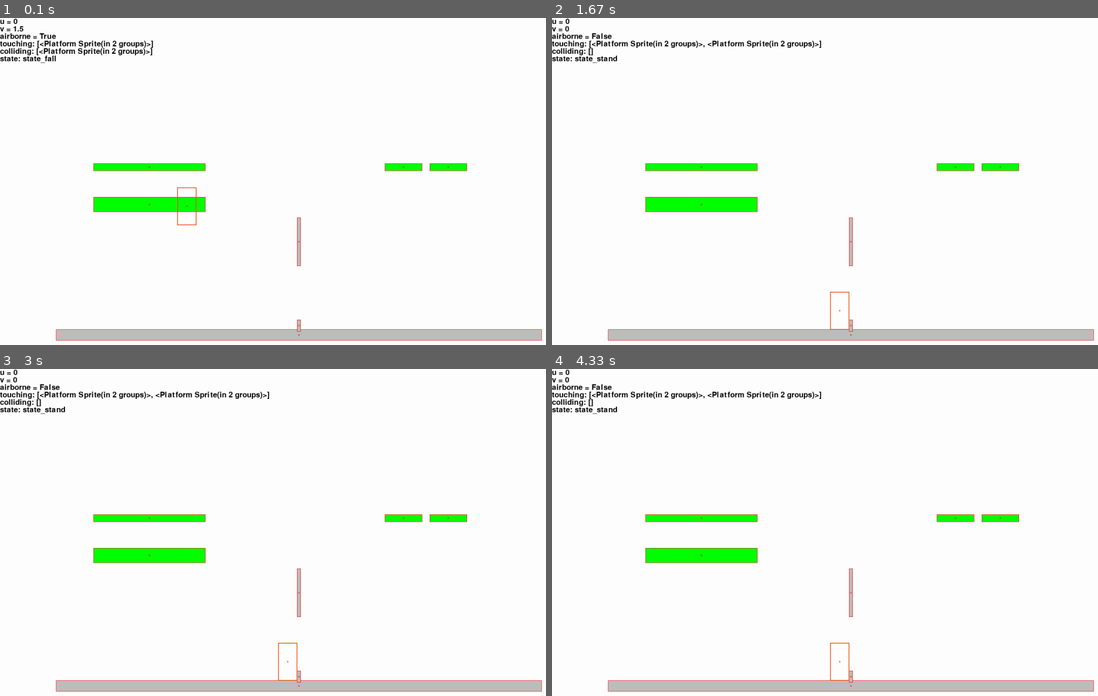
Above: before the commit, frames 1-4 (two rows, left to right).
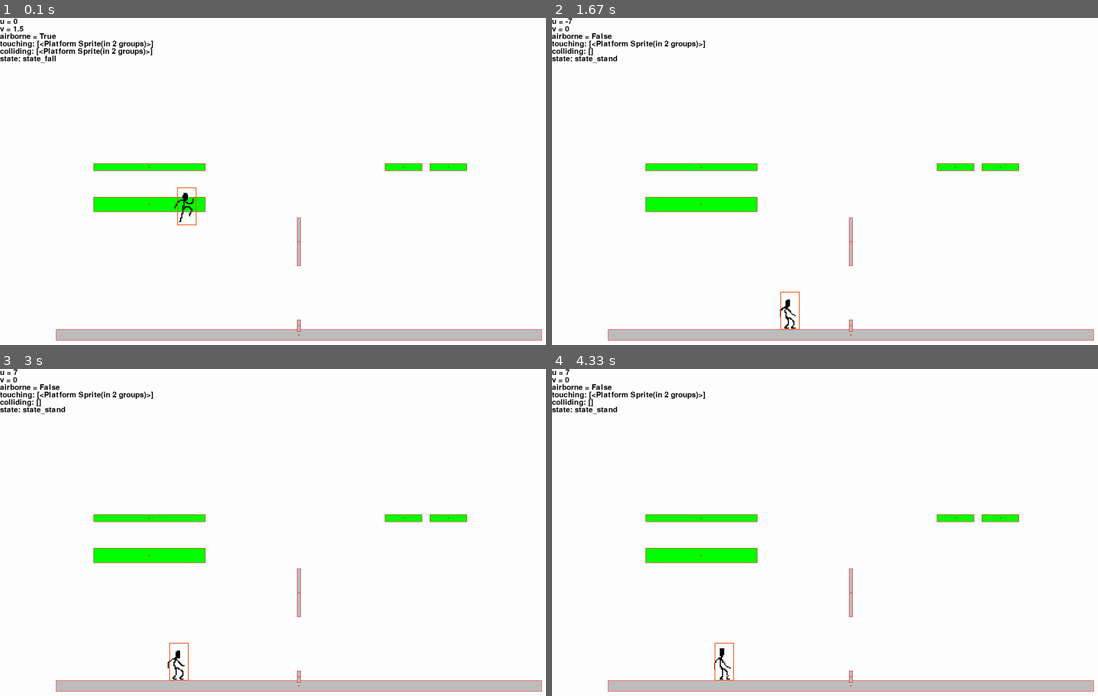
Above: after the commit, the same moments.

Repository: binnev/pygame_sandbox
Game: pygame game, started from fighting_game/__main__.py
Two runs of this game, one before a commit and one after it. Both use one fixed random seed, a clock stepped at 60 frames per second and the inputs below.
Inputs:
- Up to frame 1 (0.1 s): no input
- Up to frame 2 (1.67 s): hold D 0.33-0.8 s; hold D 0.83-1.3 s; hold A from 1.33 s (still down)
- Up to frame 3 (3 s): release A at 1.87 s; hold A 2.23-2.63 s; hold D from 2.67 s (still down)
- Up to frame 4 (4.33 s): release D at 3.3 s; hold A 3.73-4.2 s; hold D from 4.23 s (still down)

The runs differ from the first frame. In frame 1, less than 0.1% of the frame differs, in the area x 31-36%, y 53-63%; in frame 2, 0.5%, in the area x 2-55%, y 0-96%; in frame 3, 0.5%; in frame 4, 0.5%.

Commit message:
Added sprites. Physics seem to be working decently. Everything much simpler than before.

Diff:
--- a/fighting_game/objects.py
+++ b/fighting_game/objects.py
@@ -4,19 +4,38 @@
 from pygame.rect import Rect
 from pygame.sprite import Sprite
 
+from base.animation import SpriteDict
 from fighting_game.groups import Level
 from fighting_game.inputs import FightingGameInput
+from fighting_game.sprites.stickman import stickman_sprites
 
 
 class Entity(Sprite):
+    image: Surface
     debug_color = Color("red")
     rect: Rect
+    game_tick = 0  # number of game ticks elapsed in the current state
+    frame_duration: int  # higher = slower animation framerate
 
     def update(self):
-        pass
+        self.update_animation()
 
     def draw(self, surface: Surface, debug: bool = False):
-        pass
+        if hasattr(self, "image"):
+            surface.blit(self.image, self.image_rect)
+        if debug:
+            pygame.draw.rect(surface, self.debug_color, self.rect, 1)
+            pygame.draw.circle(surface, self.debug_color, self.rect.center, 2, 1)
+
+    @property
+    def image_rect(self):
+        """ Default is to align the image with the center of the object """
+        if self.image:
+            image_rect = self.image.get_rect()
+            image_rect.center = self.rect.center
+            return image_rect
+        else:
+            return None
 
     @property
     def x(self):
@@ -33,6 +52,24 @@
     @y.setter
     def y(self, new_value):
         self.rect.centery = new_value
+
+    @property
+    def state(self):
+        return self._state
+
+    @state.setter
+    def state(self, new_state):
+        """ Reset animation counter when state changes """
+        self._state = new_state
+        self.game_tick = 0
+
+    @property
+    def animation_frame(self):
+        """ Convert game ticks to animation frames. """
+        return self.game_tick // self.frame_duration
+
+    def update_animation(self):
+        self.game_tick += 1
 
 
 class Platform(Entity):
@@ -45,28 +82,8 @@
         self.rect.center = (x, y)
         self.droppable = droppable
         self.color = Color("green") if droppable else self.color
-
-    def draw(self, surface, debug=False):
-        pygame.draw.rect(surface, self.color, self.rect)
-        if debug:
-            pygame.draw.rect(surface, self.debug_color, self.rect, 1)
-            pygame.draw.circle(surface, self.debug_color, self.rect.center, 2, 1)
-
-    @property
-    def width(self):
-        return self.rect.width
-
-    @width.setter
-    def width(self, new_value):
-        self.rect.width = new_value
-
-    @property
-    def height(self):
-        return self.rect.height
-
-    @height.setter
-    def height(self, new_value):
-        self.rect.height = new_value
+        self.image = Surface((width, height))
+        self.image.fill(self.color)
 
 
 class Character(Entity):
@@ -74,7 +91,20 @@
     height: int
     color: Color
     level: Level
+    sprites: SpriteDict
+    ground_acceleration: float
+    ground_speed: float
+    air_acceleration: float
+    air_speed: float
+    jump_power: float
+    gravity: float
+    friction: float
+    air_resistance: float
+    fall_speed: float
+    fast_fall_speed: float
+
     touch_box_margin = 2
+    frame_duration = 3
 
     def __init__(self, x, y, input=FightingGameInput, facing_right=True):
         super().__init__()
@@ -87,16 +117,19 @@
         self.facing_right = facing_right
 
     def update(self):
+        super().update()
         self.state()
         self.update_physics()
 
     def draw(self, surface: Surface, debug: bool = False):
-        # pygame.draw.rect(surface, self.color, self.rect)
+        super().draw(surface, debug)
         if debug:
-            pygame.draw.rect(surface, self.debug_color, self.rect, 1)
-            pygame.draw.circle(surface, self.debug_color, self.rect.center, 2, 1)
             # draw touchbox
             pygame.draw.rect(surface, Color("goldenrod"), self.touch_box, 1)
+
+    @property
+    def facing(self):
+        return "right" if self.facing_right else "left"
 
     @property
     def touch_box(self):
@@ -114,14 +147,34 @@
         return True
 
     def update_physics(self):
+        # modify speeds
         if self.airborne:
+            # vertical
             self.v += self.gravity
+            if self.v > self.fall_speed:
+                self.v = self.fall_speed
+            # horizontal
             magnitude = abs(self.u)
             direction = sign(self.u)
             speed = magnitude - self.air_resistance
+            speed = max([0, speed])
+            self.u = speed * direction
+            if self.u > self.air_speed:
+                self.u = self.air_speed
+            if self.u < -self.air_speed:
+                self.u = -self.air_speed
+        else:
+            magnitude = abs(self.u)
+            direction = sign(self.u)
+            speed = magnitude - self.friction
             speed = speed if speed > 0 else 0
             self.u = speed * direction
-
+            if self.u > self.ground_speed:
+                self.u = self.ground_speed
+            if self.u < -self.ground_speed:
+                self.u = -self.ground_speed
+
+        # modify position
         # update horizontal position and handle platform collisions
         self.x += self.u
         platforms = pygame.sprite.spritecollide(self, self.level.platforms, dokill=False)
@@ -166,28 +219,29 @@
                     self.v = 0
 
     def state_fall(self):
+        self.image = self.sprites["jump_" + self.facing].get_frame(self.animation_frame)
         input = self.input
         if input.is_down(input.LEFT):
-            self.u = -self.speed
-
+            self.u -= self.air_acceleration
         if input.is_down(input.RIGHT):
-            self.u = self.speed
-
+            self.u += self.air_acceleration
         if input.is_pressed(input.UP):
             self.v = -self.jump_power
-
         if not self.airborne:
             self.state = self.state_stand
 
     def state_stand(self):
+        self.image = self.sprites["stand_" + self.facing].get_frame(self.animation_frame)
         input = self.input
         if input.is_down(input.DOWN):
             self.v = 1  # need this to drop through platforms
-
+        if input.is_down(input.LEFT):
+            self.u -= self.ground_acceleration
+        if input.is_down(input.RIGHT):
+            self.u += self.ground_acceleration
         if input.is_pressed(input.UP):
             self.v = -self.jump_power
             self.state = self.state_fall
-
         if self.airborne:
             self.state = self.state_fall
 
@@ -196,14 +250,20 @@
     width = 50
     height = 100
     color = Color("cyan")
-    speed = 5
+    ground_acceleration = 99
+    ground_speed = 7
+    air_acceleration = 0.75
+    air_speed = 5
     gravity = 0.3
     jump_power = 10
-    air_resistance = 0.5
+    air_resistance = 0.1
+    friction = 1
+    fall_speed = 7
 
     def __init__(self, x, y, input=FightingGameInput, facing_right=True):
         super().__init__(x, y, input, facing_right)
         self.state = self.state_fall
+        self.sprites = stickman_sprites()
 
     def draw(self, surface: Surface, debug: bool = False):
         super().draw(surface, debug)
--- /dev/null
+++ b/fighting_game/sprites/particle_effects.py
@@ -0,0 +1,12 @@
+from base.animation import SpriteDict, relative_folder
+from volleyball_game import conf
+
+folder = relative_folder(__file__, "particle_effects")
+
+file_mapping = {
+    "default": {"filename": folder / "explosion.png", "looping": False},
+}
+
+
+def explosion_sprites():
+    return SpriteDict(size=(32, 32), scale=conf.SCALE_SPRITES, file_mapping=file_mapping,)
--- /dev/null
+++ b/fighting_game/sprites/stickman.py
@@ -0,0 +1,75 @@
+from base.animation import SpriteDict, relative_folder, SpriteSheet, SpriteAnimation
+from volleyball_game import conf
+
+folder = relative_folder(__file__, "stickman")
+
+SPRITE_SIZE = (32, 32)
+
+
+def stickman_sprites():
+    """I need to use a closure here because otherwise pygame kicks up a fuss about initialization"""
+
+    # instantiate the spritesheets here
+    crouch = SpriteSheet(filename=folder / "stick_crouch.png")
+    flying_kick = SpriteSheet(filename=folder / "stick_flying_kick.png")
+    run = SpriteSheet(filename=folder / "stick_run.png")
+    stand = SpriteSheet(filename=folder / "stick_stand.png")
+    jump = SpriteSheet(filename=folder / "stick_jump.png")
+    back_air = SpriteSheet(filename=folder / "stick_back_air.png")
+    back_air2 = SpriteSheet(filename=folder / "stick_back_air2.png")
+    fall = SpriteSheet(filename=folder / "stick_jump.png")
+    dive = SpriteSheet(filename=folder / "stick_dive.png")
+    dive_getup = SpriteSheet(filename=folder / "stick_dive_getup.png")
+    aerial_defense = SpriteSheet(filename=folder / "stick_aerial_defense.png")
+    standing_hit = SpriteSheet(filename=folder / "stick_standing_hit.png")
+    weird_hit = SpriteSheet(filename=folder / "stick_weird_hit.png")
+    taunt = SpriteSheet(filename=folder / "stick_taunt.png")
+    stomp = SpriteSheet(filename=folder / "stick_stomp.png")
+
+    # describe the animations -- do they loop, etc -- once here
+    animations = dict(
+        stand=SpriteAnimation(stand.get_images(size=SPRITE_SIZE), scale=conf.SCALE_SPRITES),
+        run=SpriteAnimation(run.get_images(size=SPRITE_SIZE), scale=conf.SCALE_SPRITES),
+        crouch=SpriteAnimation(crouch.get_images(size=SPRITE_SIZE), scale=conf.SCALE_SPRITES),
+        jump=SpriteAnimation(jump.get_images(size=SPRITE_SIZE), scale=conf.SCALE_SPRITES),
+        back_air=SpriteAnimation(
+            back_air.get_images(size=SPRITE_SIZE), scale=conf.SCALE_SPRITES, looping=False
+        ),
+        back_air2=SpriteAnimation(
+            back_air2.get_images(size=SPRITE_SIZE), scale=conf.SCALE_SPRITES, looping=False
+        ),
+        fall=SpriteAnimation(fall.get_images(size=SPRITE_SIZE), scale=conf.SCALE_SPRITES),
+        dive=SpriteAnimation(dive.get_images(size=SPRITE_SIZE), scale=conf.SCALE_SPRITES),
+        dive_getup=SpriteAnimation(
+            dive_getup.get_images(size=SPRITE_SIZE), scale=conf.SCALE_SPRITES, looping=False
+        ),
+        aerial_defense=SpriteAnimation(
+            aerial_defense.get_images(size=SPRITE_SIZE), scale=conf.SCALE_SPRITES
+        ),
+        standing_hit=SpriteAnimation(
+            standing_hit.get_images(size=SPRITE_SIZE), scale=conf.SCALE_SPRITES
+        ),
+        weird_hit=SpriteAnimation(
+            weird_hit.get_images(size=SPRITE_SIZE), scale=conf.SCALE_SPRITES, looping=False
+        ),
+        taunt=SpriteAnimation(
+            taunt.get_images(size=SPRITE_SIZE), scale=conf.SCALE_SPRITES, looping=False
+        ),
+        stomp=SpriteAnimation(
+            stomp.get_images(size=SPRITE_SIZE), scale=conf.SCALE_SPRITES, looping=False
+        ),
+        flying_kick=SpriteAnimation(
+            flying_kick.get_images(size=SPRITE_SIZE), scale=conf.SCALE_SPRITES, looping=False
+        ),
+    )
+
+    # automatically create flipped versions
+    two_sided_animations = {}
+    for name, animation in animations.items():
+        two_sided_animations[name + "_right"] = animation
+        two_sided_animations[name + "_left"] = animation.copy(flip_x=True)
+
+    sprite_dict = SpriteDict(file_mapping={})
+    sprite_dict.update(two_sided_animations)
+
+    return sprite_dict
--- /dev/null
+++ b/fighting_game/sprites/volleyball.py
@@ -0,0 +1,12 @@
+from base.animation import SpriteDict, relative_folder
+from volleyball_game import conf
+
+folder = relative_folder(__file__, "volleyball")
+
+file_mapping = {
+    "default": {"filename": folder / "volleyball.png"},
+}
+
+
+def volleyball_sprites():
+    return SpriteDict(size=(32, 32), scale=conf.SCALE_SPRITES, file_mapping=file_mapping,)
Binary file added: fighting_game/sprites/particle_effects/explosion.png
Binary file added: fighting_game/sprites/stickman/stick_aerial_defense.png
Binary file added: fighting_game/sprites/stickman/stick_back_air.png
Binary file added: fighting_game/sprites/stickman/stick_back_air2.png
Binary file added: fighting_game/sprites/stickman/stick_crouch.png
Binary file added: fighting_game/sprites/stickman/stick_dive.png
Binary file added: fighting_game/sprites/stickman/stick_dive_getup.png
Binary file added: fighting_game/sprites/stickman/stick_flying_kick.png
Binary file added: fighting_game/sprites/stickman/stick_jump.png
Binary file added: fighting_game/sprites/stickman/stick_run.png
Binary file added: fighting_game/sprites/stickman/stick_stand.png
Binary file added: fighting_game/sprites/stickman/stick_standing_hit.png
(and 4 more such lines)
